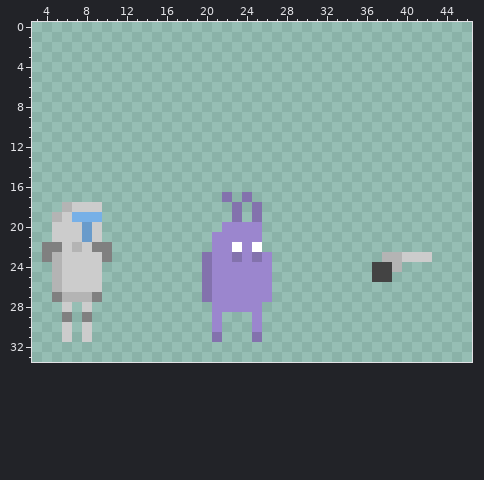
Sprite sheet -- res/texture/sprites.png. The picture above was drawn from the file before the commit.
The file is 256x128 pixels. Shown: x 3..46, y 0..33. The old version is drawn lined up with the new one.
After:
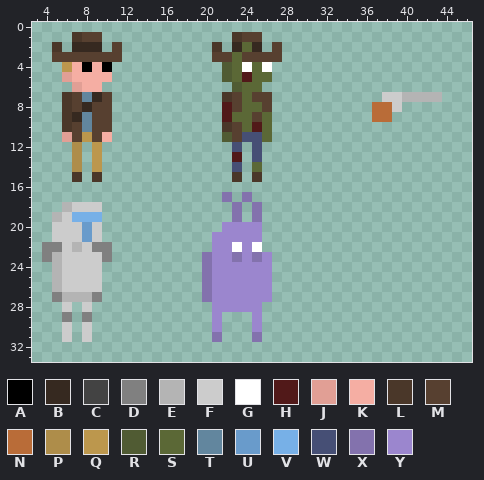
Palette (. is transparent): A #000000  B #362920  C #434343  D #808080  E #b4b4b4  F #cccccc  G #ffffff  H #511919  J #e19f95  K #f5aea3  L #4a3729  M #574030  N #b96c38  P #ae8d4a  Q #bc974d  R #505b33  S #5b6836  T #62869e  U #699bcb  V #77b0e7  W #464f75  X #8372ad  Y #9b86ce
Changes in this commit:
whole drawing moved by +0,+16 (the old picture is shown already moved)
y 1: x 7..9 ... -> LMM; x 23..25 ... -> LMM
y 2: x 5 . -> L; x 7..9 ... -> BBB; x 11 . -> M; x 21 . -> L; x 23..25 ... -> BSB; x 27 . -> M
y 3: x 5..11 ....... -> MMMMMMM; x 21..27 ....... -> MMSMMMM
y 4: x 6..10 ..... -> QKAKA; x 22..26 ..... -> RSGSG
y 5: x 6..10 ..... -> JKKKK; x 22..26 ..... -> RSHSS
y 6: x 7..9 ... -> JKK; x 23..25 ... -> RSS
y 7: x 6..10 ..... -> LMTBM; x 22..26 ..... -> LMSMM; x 38..43 ...... -> FFEEEE
y 8: x 6..10 ..... -> LMBMM; x 22..26 ..... -> HMSSM; x 37..39 ... -> NNF
y 9: x 6..10 ..... -> LBTMM; x 22..26 ..... -> HSSMS; x 37..38 .. -> NN
y 10: x 6..10 ..... -> LMTMM; x 22..26 ..... -> LMSHS
y 11: x 6..10 ..... -> JMQMK; x 22..26 ..... -> RMWWS
y 12: x 7 . -> P; x 9 . -> Q; x 23 . -> W; x 25 . -> W
y 13: x 7 . -> P; x 9 . -> Q; x 23 . -> H; x 25 . -> W
y 14: x 7 . -> P; x 9 . -> Q; x 23 . -> W; x 25 . -> S
y 15: x 7 . -> L; x 9 . -> L; x 23 . -> L; x 25 . -> L
y 23: x 38..42 EEFFF -> .....
y 24: x 37..39 CCE -> ...
y 25: x 37..38 CC -> ..
Boxes around the changes in both pictures, in picture pixels (x1, y1, x2, y2):
added: (52, 32, 122, 182)
added: (212, 32, 282, 182)
added: (372, 92, 442, 122)
erased: (372, 252, 432, 282)
